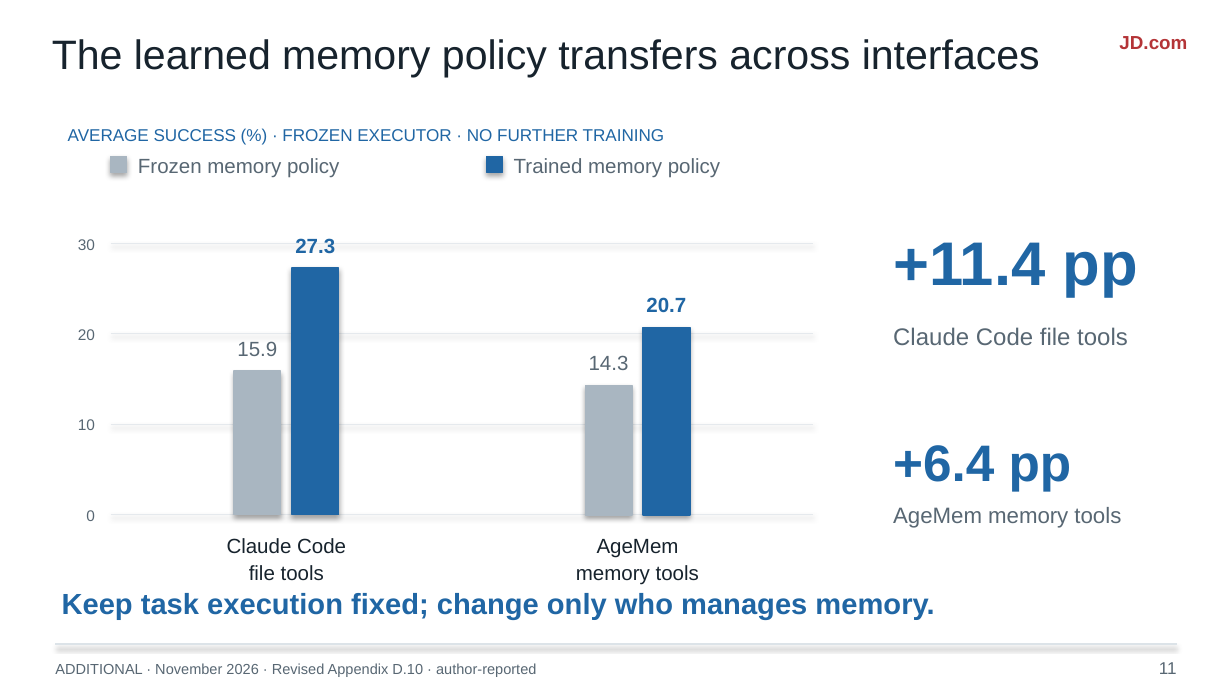
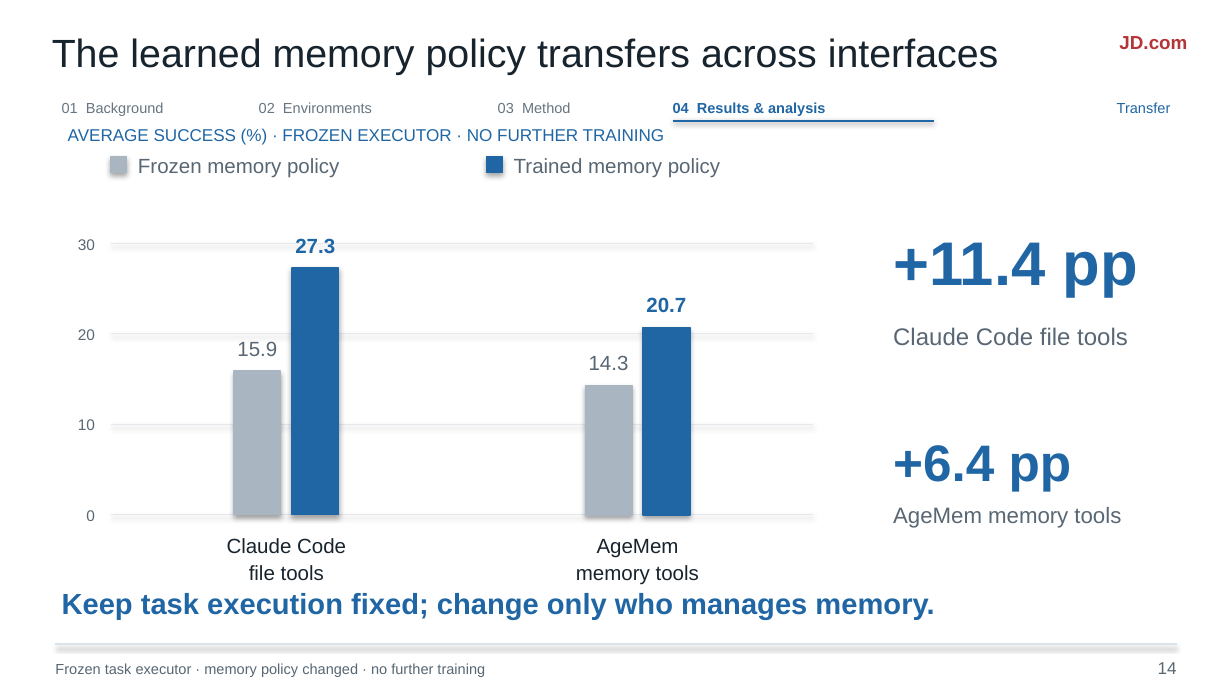
Before and after one commit to liruiluo/agentmemorygym, a slide deck: slide 14 of assets/slides/coding-agent-memory-post-training-slides.pptx (slide 11 before the commit). Drawn at 1232x693 pixels with LibreOffice and Linux fonts; fonts in the diff are those of the drawing. Boxes give left, top, right and bottom in pixels: in the first picture for what was removed or moved away, otherwise in the second. Text is boxed around its words. In the diff, an @@ line names an element or a change of style, - is before the commit and + after.

```diff
--- a/assets/slides/coding-agent-memory-post-training-slides.pptx
+++ b/assets/slides/coding-agent-memory-post-training-slides.pptx
@@ text "The learned memory policy transfers ..." at <box>52,38,999,74</box>: size 24 to 23 pt @@
@@ text added at <box>62,102,164,116</box>, 8.5 pt, text #667580 @@
+01 Background
@@ text added at <box>259,102,372,113</box>, 8.5 pt, text #667580 @@
+02 Environments
@@ text added at <box>498,102,571,113</box>, 8.5 pt, text #667580 @@
+03 Method
@@ text added at <box>673,102,825,116</box>, 8.5 pt, text #2066A4, bold @@
+04 Results & analysis
@@ text added at <box>1117,102,1171,113</box>, 8.5 pt, text #2066A4 @@
+Transfer
@@ line added from (673, 121) to (934, 121), #2066A4 1.3 pt @@
@@ text at <box>55,663,485,677</box>: text changed @@
-ADDITIONAL · November 2026 · Revised Appendix D.10 · author-reported
+Frozen task executor · memory policy changed · no further training
@@ text at <box>1158,662,1177,674</box>: text changed @@
-11
+14
```
Also in this commit, not shown: 11 other slides changed, 5 slides added, 4 slides removed, 17 other files.
